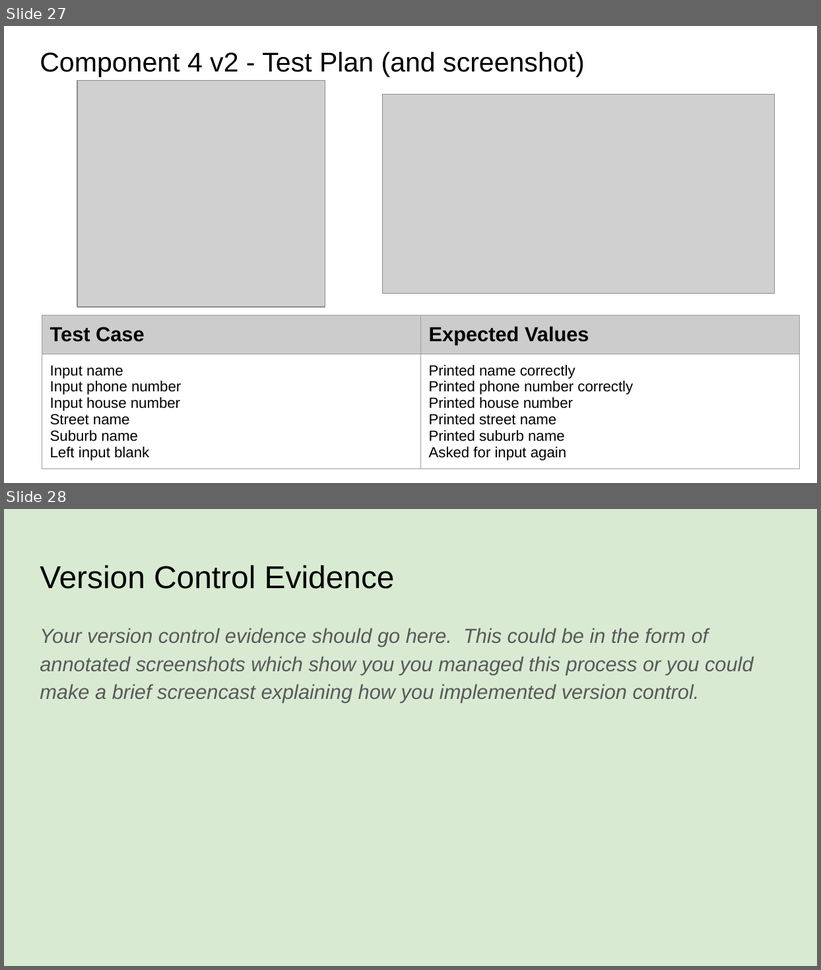
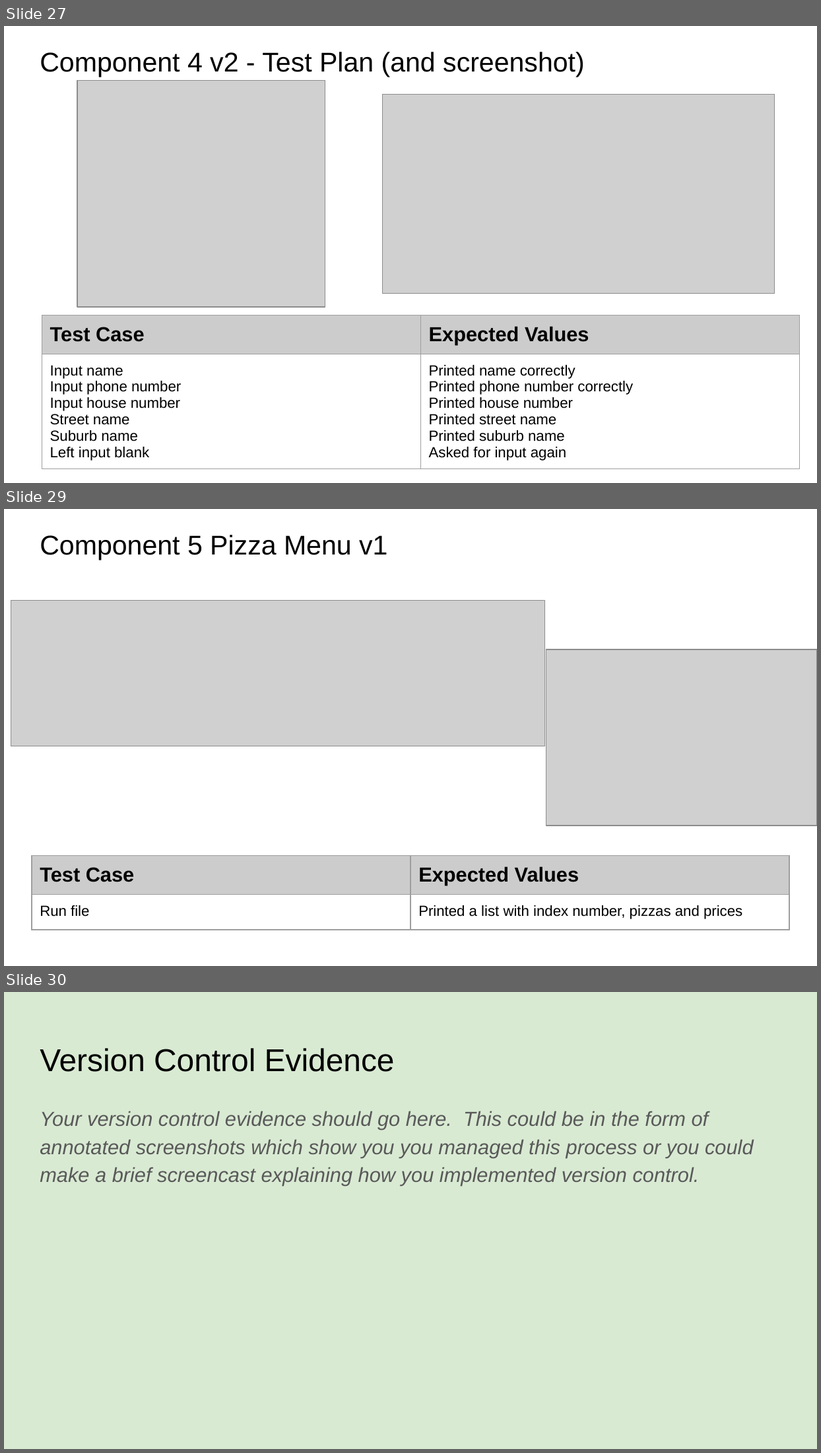
Before and after one commit to danettp/pizza_bot, a slide deck: 022_91893+_+91897+Documentation.pptx. Shown one above the other, each under a label of ours: slides 27 and 28 before the commit, slides 27, 29 and 30 after it; the slides between them are not shown. The pictures are 821x970 and 821x1453 pixels, drawn with LibreOffice and Linux fonts; fonts in the diff are those of the drawing; grey boxes stand for pictures. Boxes give left, top, right and bottom in pixels: in the first picture for what was removed or moved away, otherwise in the second. Text is boxed around its words. In the diff, an @@ line names an element or a change of style, - is before the commit and + after.

Commit message:
Added version 1 pizza menu
Created a basic pizza menu

```diff
--- a/022_91893+_+91897+Documentation.pptx
+++ b/022_91893+_+91897+Documentation.pptx
@@ slide 29 added at (4, 509, 817, 966), background #FFFFFF @@
@@ title added at (40, 535, 387, 560), 24 pt, text #000000 @@
+Component 5 Pizza Menu v1
@@ picture added at (11, 601, 545, 747) @@
@@ picture added at (547, 650, 817, 826) @@
@@ table added at (32, 856, 789, 932), 2 rows, 2 columns @@
+Test Case | Expected Values
+Run file | Printed a list with index number, pizzas and prices
@@ what was slide 28 is now slide 30 @@
```
Also in this commit, not shown: 1 slide changed, 1 other slide added, 1 other file.
